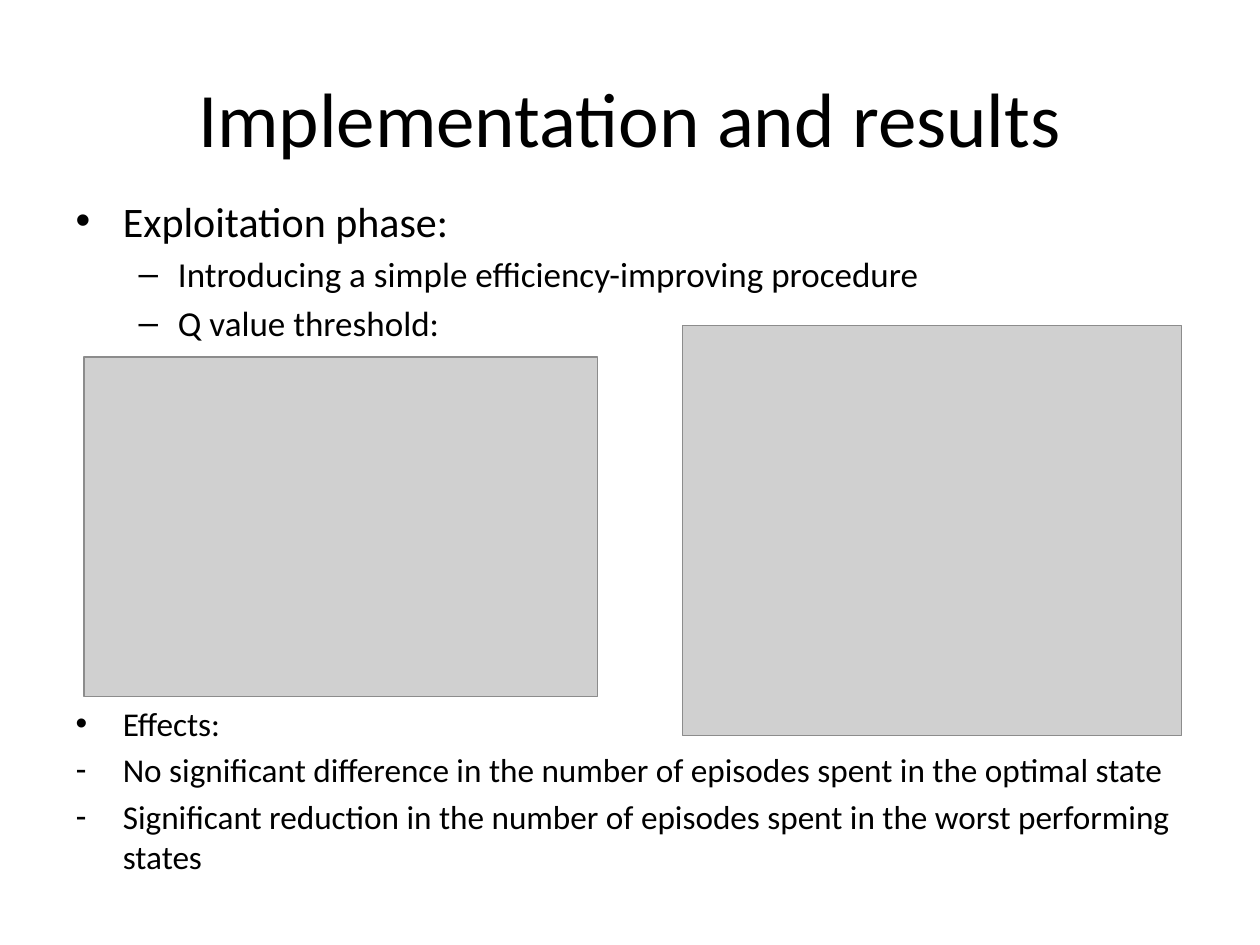
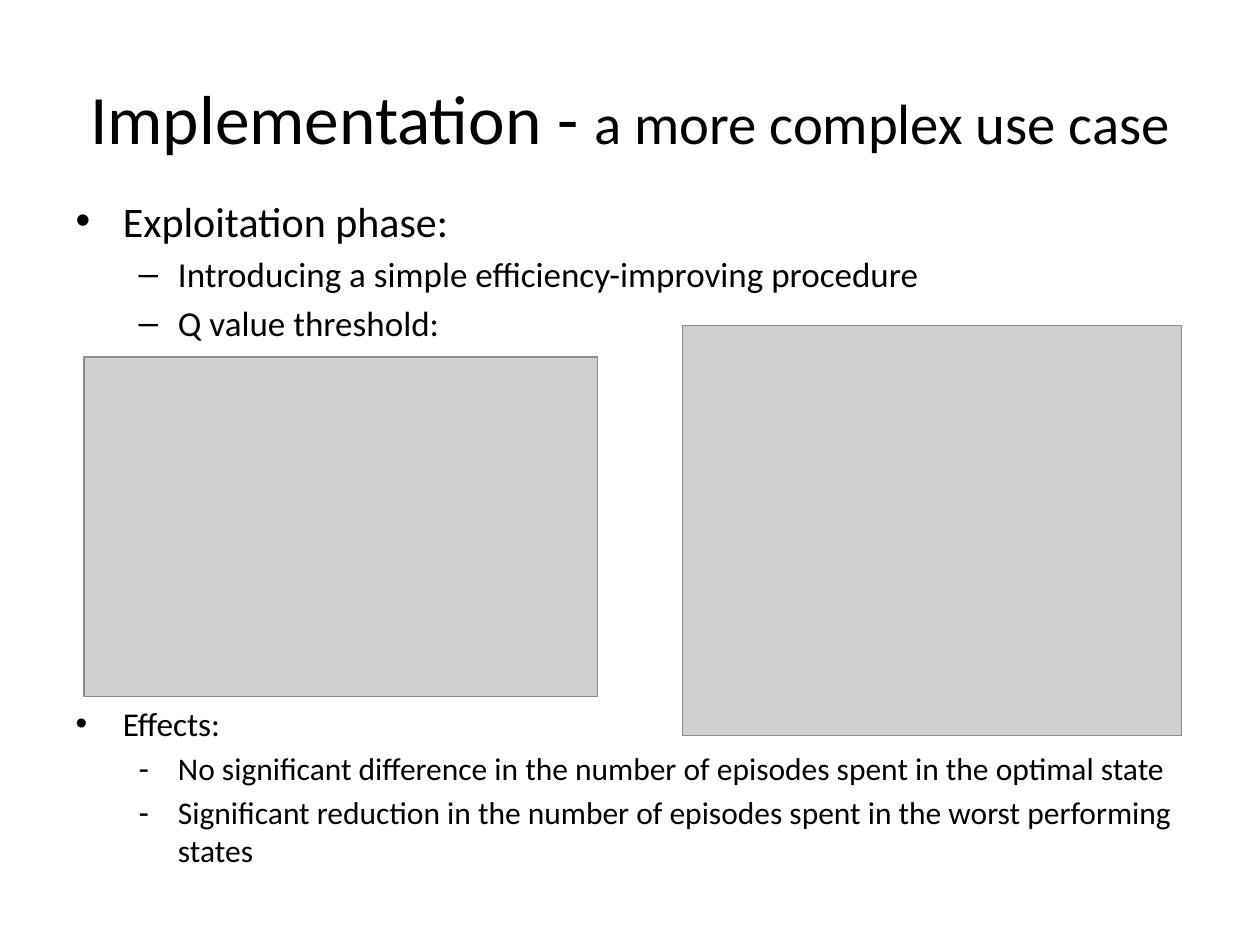
Before and after one commit to ro1208984/learning.java, a slide deck: slide 42 of Mobile Day presentation.pptx. Drawn at 1260x945 pixels with LibreOffice and Linux fonts; fonts in the diff are those of the drawing; grey boxes stand for pictures. Boxes give left, top, right and bottom in pixels: in the first picture for what was removed or moved away, otherwise in the second. Text is boxed around its words. In the diff, an @@ line names an element or a change of style, - is before the commit and + after.

```diff
--- a/Mobile Day presentation.pptx
+++ b/Mobile Day presentation.pptx
@@ title at box(90, 96, 1170, 156): text changed; size 44 to 32.4 pt @@
-Implementation and results
+Implementation - a more complex use case
@@ text at box(178, 758, 1170, 863): size 19 to 18 pt in "No significant difference in the number of ...", "Significant reduction in the number of episodes ..."; list level 1 to 2 in "No significant difference in the ..."; list level 1 to 2 in "Significant reduction in the number ..." @@
```
Also in this commit, not shown: 5 other slides changed, 6 slides added.
